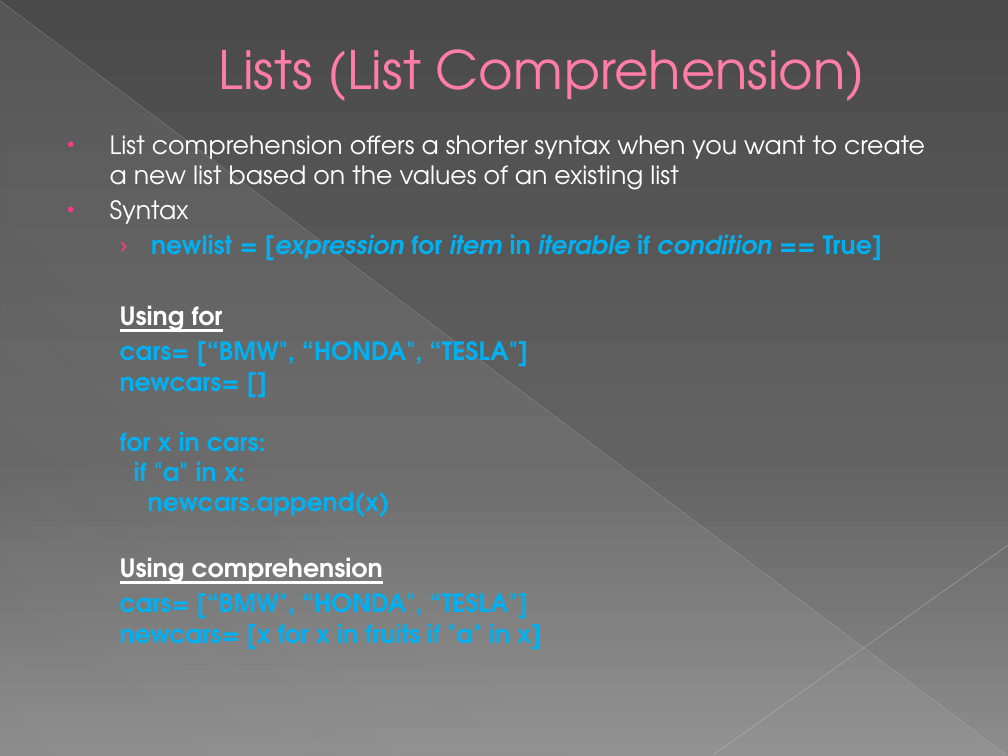
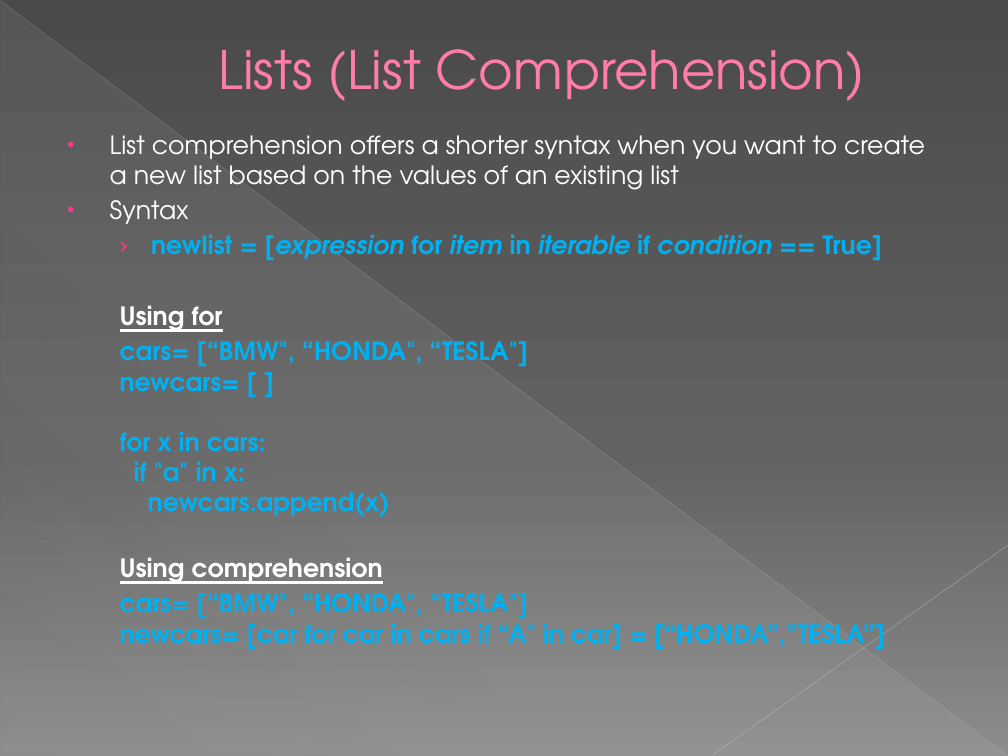
Before and after one commit to AsipiRavi2/pythonforbeginners, a slide deck: slide 6 of module3/Module3.pptx. Drawn at 1008x756 pixels with LibreOffice and Linux fonts; fonts in the diff are those of the drawing. Boxes give left, top, right and bottom in pixels: in the first picture for what was removed or moved away, otherwise in the second. Text is boxed around its words. In the diff, an @@ line names an element or a change of style, - is before the commit and + after.

```diff
--- a/module3/Module3.pptx
+++ b/module3/Module3.pptx
@@ text at bbox=[120, 341, 528, 517]: spaces changed @@
-  cars= [“BMW", “HONDA", “TESLA"]
-  newcars= []
-  for x in cars:
-  if "a" in x:
-  newcars.append(x)
+  cars= [“BMW", “HONDA", “TESLA"]
+  newcars= [ ]
+  for x in cars:
+  if "a" in x:
+  newcars.append(x)
@@ text at bbox=[120, 593, 885, 649]: text changed @@
-  cars= [“BMW", “HONDA", “TESLA"]
-  newcars= [x for x in fruits if "a" in x]
+  cars= [“BMW", “HONDA", “TESLA"]
+  newcars= [car for car in cars if “A" in car] = [“HONDA”,”TESLA”]
```
Also in this commit, not shown: 1 other slide changed, 3 other files.
